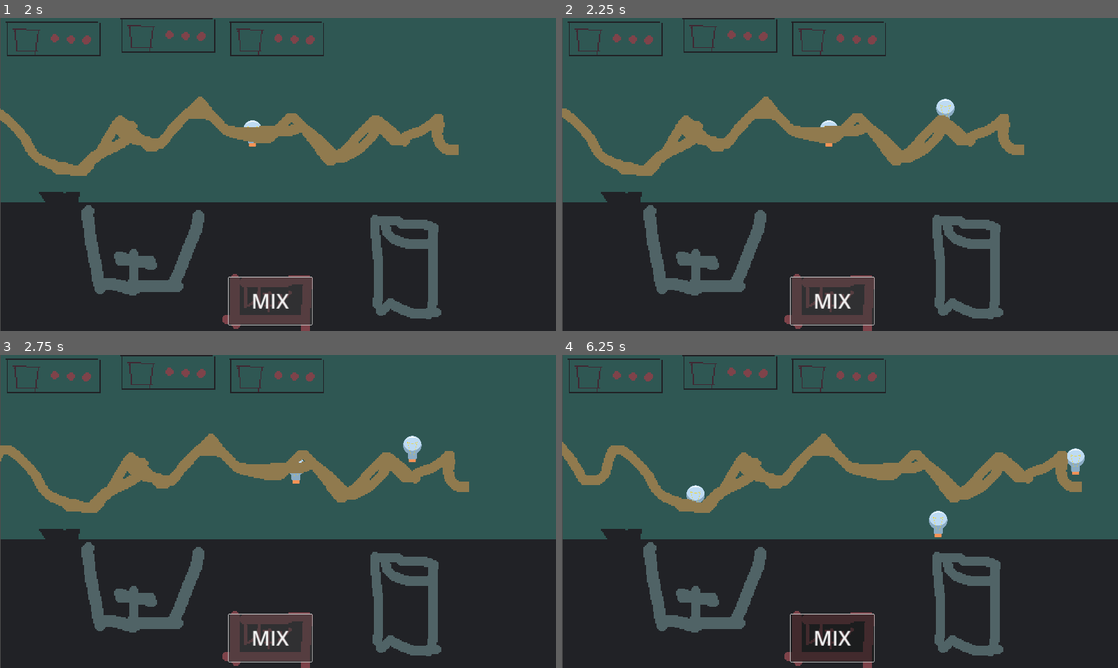
Above: before the commit, frames 1-4 (two rows, left to right).
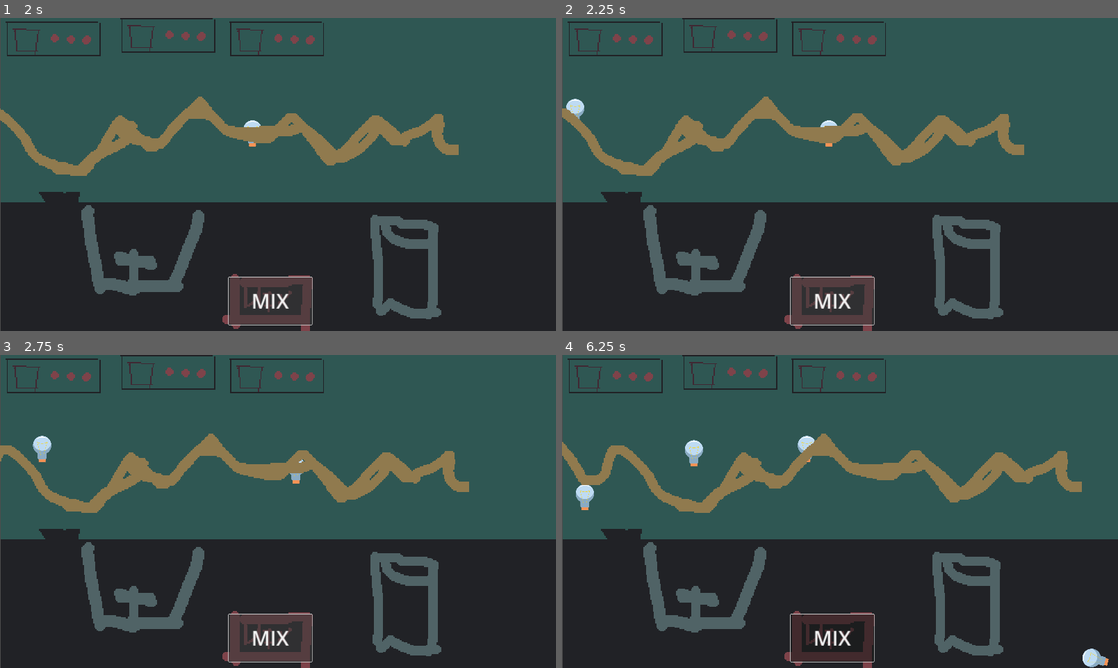
Above: after the commit, the same moments.

Repository: Daxidz/orbital-5-cyberpunk
Game: Godot game, scene res://src/main.tscn
Same seed, same stepped clock (60 frames per second), same inputs: the game is played once before the commit and once after it.
Inputs (mouse positions are in pixels of both pictures, inside the frame that each line leads up to):
- Up to frame 1 (2 s): click "MIX" at 0.5 s; click "MIX" at 1.25 s
- Up to frame 2 (2.25 s): click "MIX" at 2 s
- Up to frame 3 (2.75 s): no input
- Up to frame 4 (6.25 s): move the mouse to (856, 470) at 2.77 s; press the mouse at (856, 470) at 2.78 s; move the mouse to (1017, 448) at 3.52 s; release the mouse at (1017, 448) at 3.53 s; click (1017, 448) at 3.6 s; move the mouse to (895, 495) at 4.27 s; press the mouse at (895, 495) at 4.28 s; move the mouse to (812, 574) at 5.02 s; release the mouse at (812, 574) at 5.03 s; click (812, 574) at 5.1 s; move the mouse to (1006, 558) at 5.77 s; press the mouse at (1006, 558) at 5.78 s

Frame 1 is identical in both runs. In frame 2, 0.3% of the frame differs, in the area x 0-71%, y 25-35%; in frame 3, 0.4%; in frame 4, 1.2%, in the area x 2-99%, y 25-100%.

Commit message:
Working tapis roulant

Diff:
--- a/src/TapisIngredients.gd
+++ b/src/TapisIngredients.gd
@@ -15,8 +15,8 @@
 
 func _on_timer_timeout():
 	var ingr = Ingredient.instantiate()
+	ingr.position.x = 0
 	ingr.position.y = randf_range($SpawnPosDown.position.y, $SpawnPosUp.position.y)
-	ingr.position.x = randf_range(200, 1700)
 
 	get_parent().add_child(ingr)
 	spawn_interval -= spawn_interval/30
--- a/src/ingr_test.gd
+++ b/src/ingr_test.gd
@@ -6,11 +6,14 @@
 var speed: float = 200.0
 
 
-# Called every frame. 'delta' is the elapsed time since the previous frame.
+func _ready():
+	set_physics_process(false)
+
 func _process(delta):
 
 	if on_tapis:
 		global_position.x += delta * speed
+		return
 
 	if selected:
 		global_position = lerp(global_position, get_global_mouse_position(), 0.2)
@@ -28,3 +31,4 @@
 	if event.is_action_pressed("click") and not selected:
 		selected = true
 		set_physics_process(false)
+		on_tapis = false
